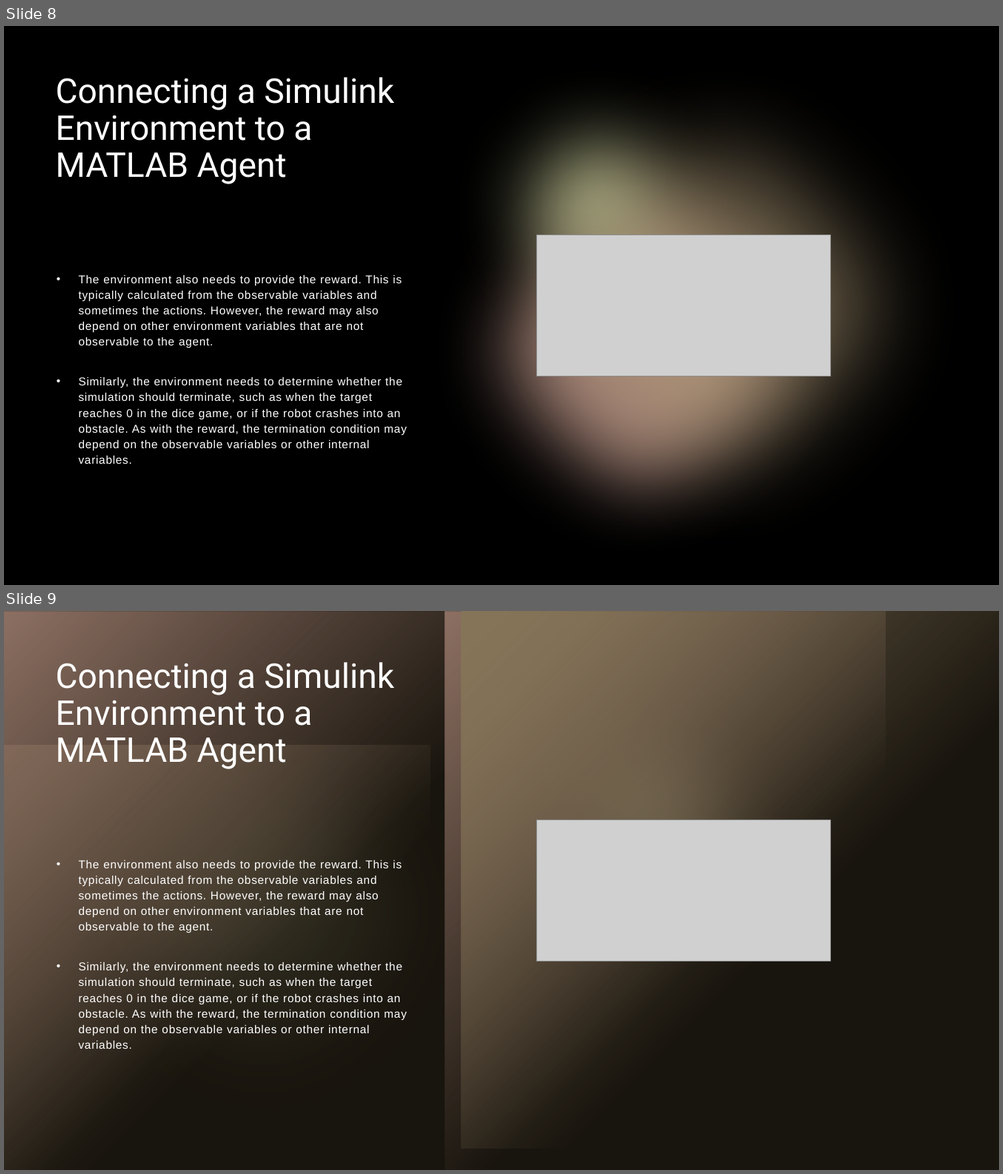
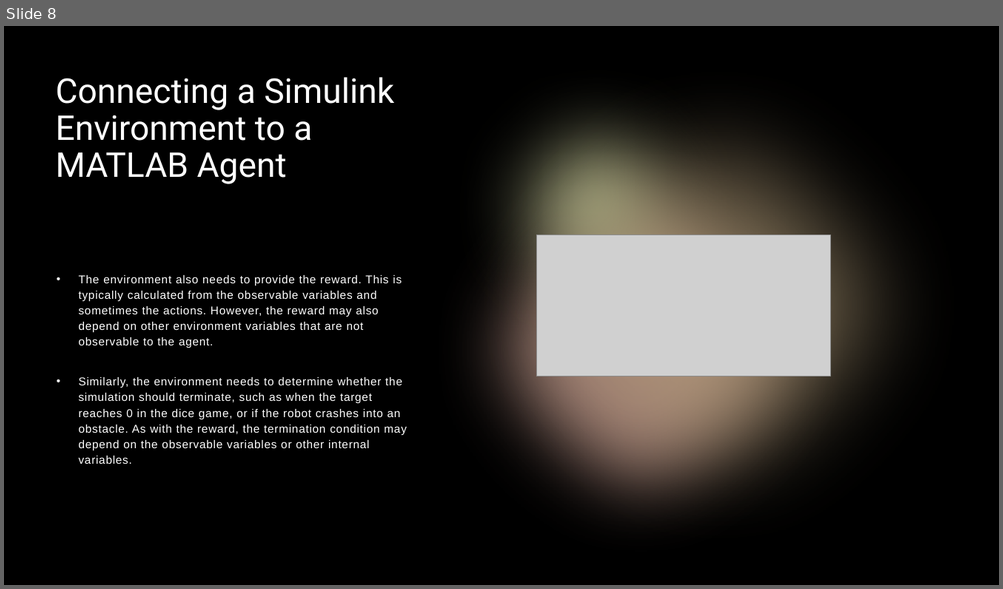
Before and after one commit to amntheap/RL, a slide deck: Matlab Onramp/RL in MATLAB.pptx. Shown one above the other, each under a label of ours: slides 8 and 9 before the commit, slide 8 after it. The pictures are 1003x1174 and 1003x589 pixels, drawn with LibreOffice and Linux fonts; fonts in the diff are those of the drawing; grey boxes stand for pictures. Boxes give left, top, right and bottom in pixels: in the first picture for what was removed or moved away, otherwise in the second. Text is boxed around its words. In the diff, an @@ line names an element or a change of style, - is before the commit and + after.

```diff
--- a/Matlab Onramp/RL in MATLAB.pptx
+++ b/Matlab Onramp/RL in MATLAB.pptx
@@ slide 9 removed at <box>4,611,999,1170</box>, background #000000; not listed: 5 template elements that a slide beside it also shows @@
@@ rectangle removed at <box>4,611,999,1170</box> @@
@@ ellipse removed at <box>473,643,825,995</box> @@
@@ title removed at <box>56,662,394,769</box> @@
-Connecting a Simulink Environment to a MATLAB Agent
@@ picture removed at <box>537,820,831,962</box> @@
@@ text removed at <box>79,860,407,1049</box> @@
-• The environment also needs to provide the reward. This is typically calculated from the observable variables and sometimes the actions. However, the reward may also depend on other environment variables that are not observable to the agent.
-• Similarly, the environment needs to determine whether the simulation should terminate, such as when the target reaches 0 in the dice game, or if the robot crashes into an obstacle. As with the reward, the termination condition may depend on the observable variables or other internal variables.
```
Also in this commit, not shown: 2 slides added, 9 other files.
